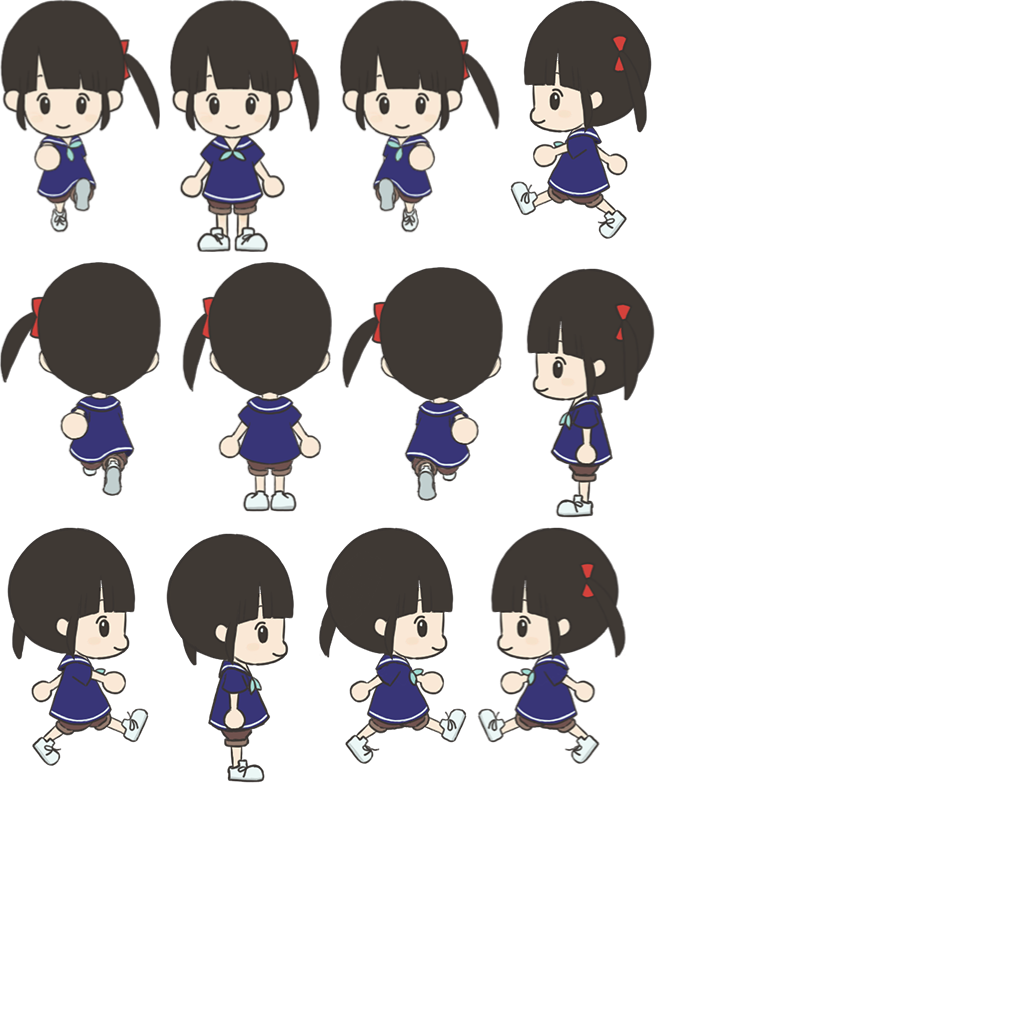
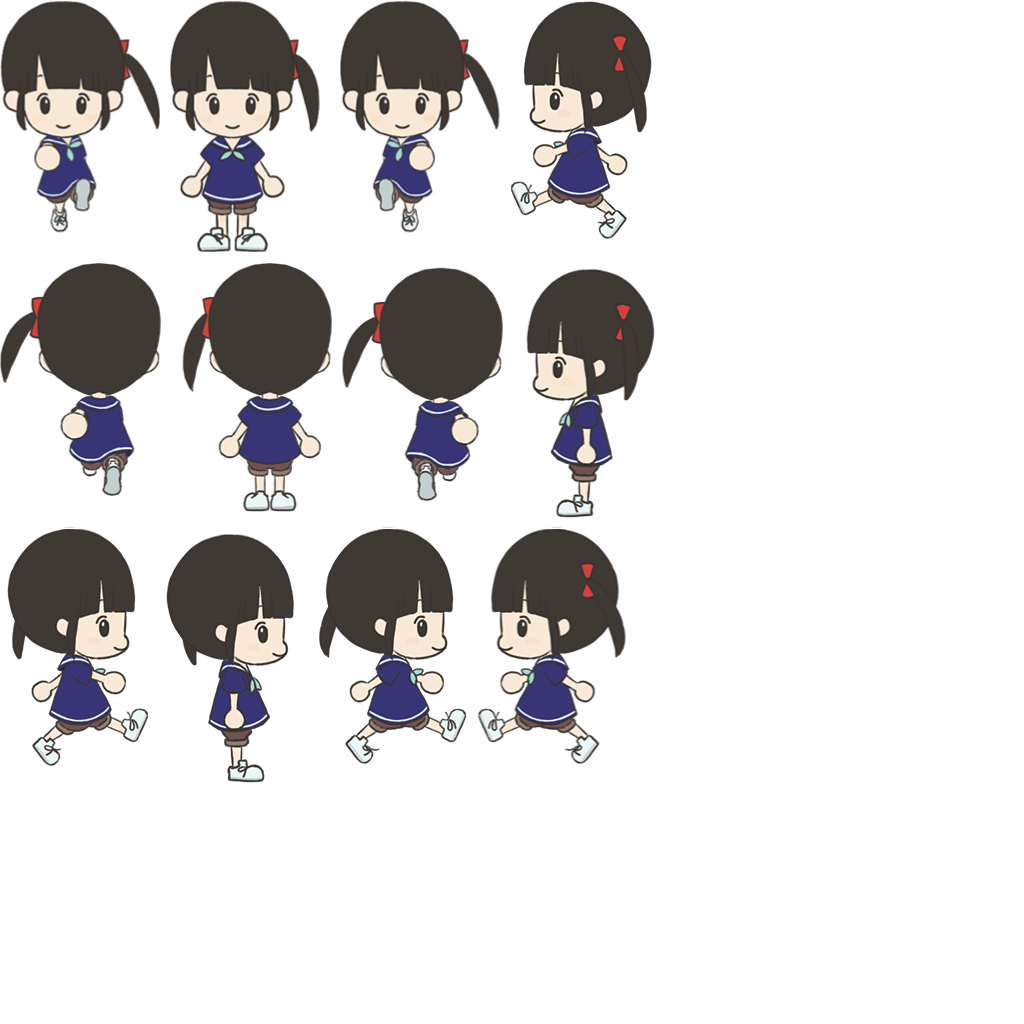
The second 1024 × 1024 image is a revision of the first. Changes to its layers:
added layer "あこ のコピー" above "あこ" over <box>18,1,632,549</box>
hid "あこ" over <box>18,0,632,549</box>
